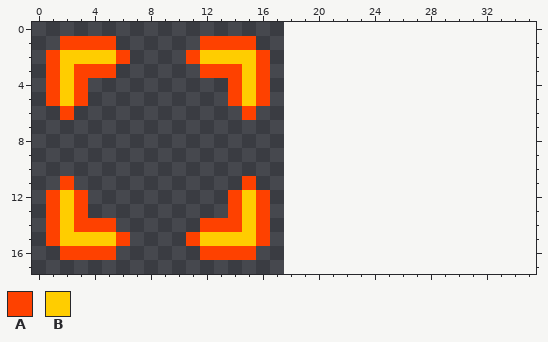
Pixel-art sprite, stored at custom cursor.png. The picture above was drawn from the file before the commit.
The file is 18x18 pixels. Colours within 5 levels of each other are drawn and written as one. The old version is drawn lined up with the new one, on the new canvas.
Palette (. is transparent): A #fe4100  B #ffcd00
Pixels before, first column x 1:
 1 .AAAA......AAAA.
 2 ABBBBA....ABBBBA
 3 ABAAA......AAABA
 4 ABA..........ABA
 5 ABA..........ABA
 6 .A............A.
 7 ................
 8 ................
 9 ................
10 ................
11 .A............A.
12 ABA..........ABA
13 ABA..........ABA
14 ABAAA......AAABA
15 ABBBBA....ABBBBA
16 .AAAA......AAAA.
Now the later version:
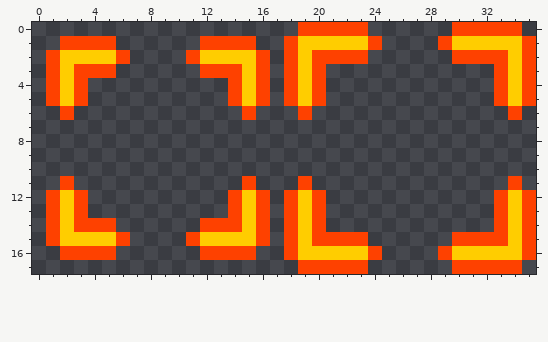
What changed:
canvas 18x18 -> 36x18
y 0: x 19..23 ..... -> AAAAA; x 30..34 ..... -> AAAAA
y 1: x 18..24 ....... -> ABBBBBA; x 29..35 ....... -> ABBBBBA
y 2: x 18..23 ...... -> ABAAAA; x 30..35 ...... -> AAAABA
y 3..5: x 18..20 ... -> ABA; x 33..35 ... -> ABA
y 6: x 19 . -> A; x 34 . -> A
y 11: x 19 . -> A; x 34 . -> A
y 12..14: x 18..20 ... -> ABA; x 33..35 ... -> ABA
y 15: x 18..23 ...... -> ABAAAA; x 30..35 ...... -> AAAABA
y 16: x 18..24 ....... -> ABBBBBA; x 29..35 ....... -> ABBBBBA
y 17: x 19..23 ..... -> AAAAA; x 30..34 ..... -> AAAAA
Where, in picture pixels (left, top, right, bottom), the same in both pictures:
added: (284, 22, 536, 274)
